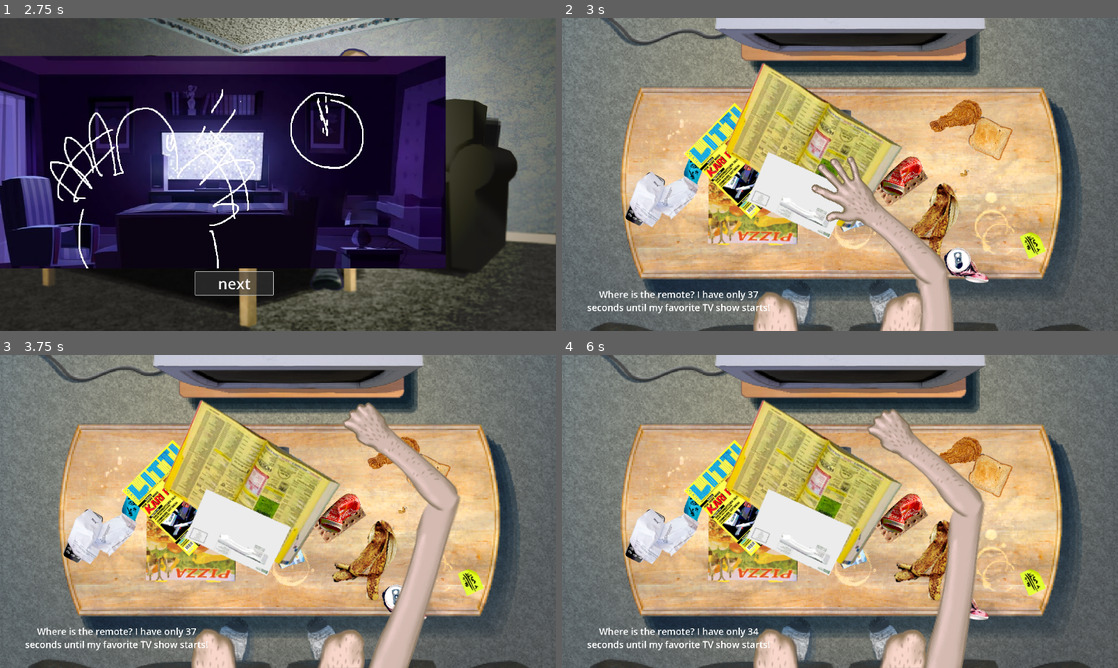
Above: before the commit, frames 1-4 (two rows, left to right).
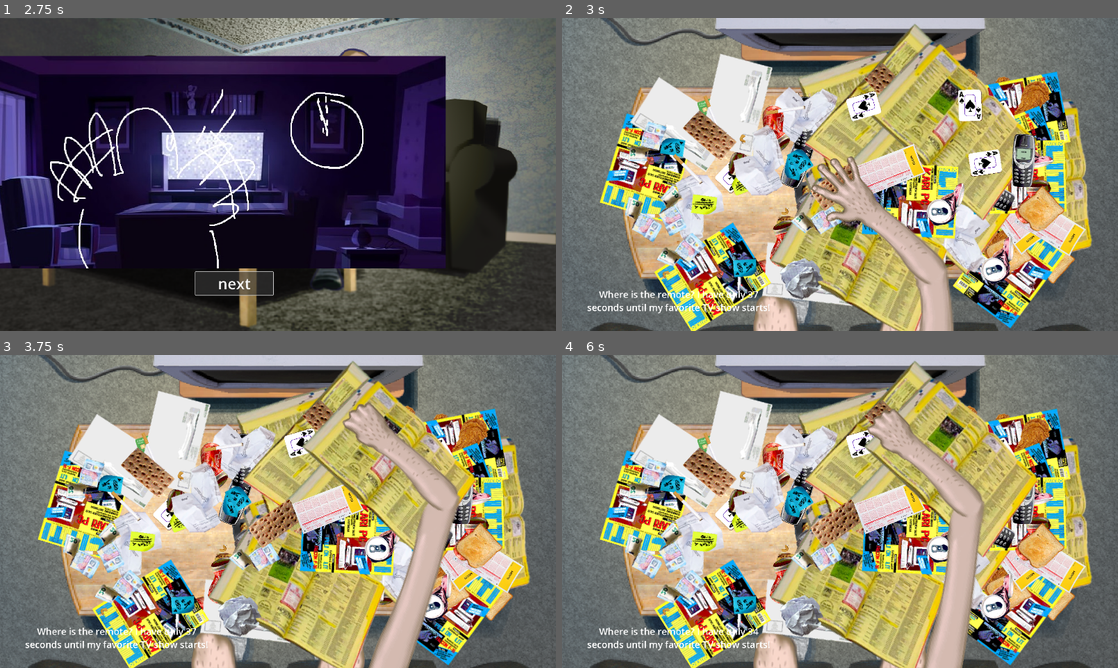
Above: after the commit, the same moments.

Repository: Hesuvius/LOST_CONTROL
Game: Godot game, scene res://start_menu/menu.tscn
Same seed, same stepped clock (60 frames per second), same inputs: the game is played once before the commit and once after it.
Inputs (mouse positions are in pixels of both pictures, inside the frame that each line leads up to):
- Up to frame 1 (2.75 s): click "start" at 0.5 s; click "next" at 1.25 s; click "next" at 2 s
- Up to frame 2 (3 s): click "next" at 2.75 s
- Up to frame 3 (3.75 s): tap Enter at 3.5 s; move the mouse to (305, 511) at 3.52 s; click (305, 511) at 3.67 s
- Up to frame 4 (6 s): tap Space at 4.25, 5.75 s; move the mouse to (812, 511) at 4.27 s; click (812, 511) at 4.42 s; tap Enter at 5 s; move the mouse to (851, 505) at 5.02 s; click (851, 505) at 5.17 s; move the mouse to (834, 517) at 5.77 s; click (834, 517) at 5.92 s

Frame 1 is identical in both runs. In frame 2, 55% of the frame differs, in the area x 6-96%, y 1-100%; in frame 3, 53%; in frame 4, 54%.

Commit message:
generoitu hulluus

Diff:
--- a/Lost Control/items.gd
+++ b/Lost Control/items.gd
@@ -7,17 +7,24 @@
 
 func _ready():
 	var raw_items = get_children()
-	raw_items.reverse()
+	for child in raw_items:
+		remove_child(child)
 
-	# vois ehkä generoida tästä poolista monta samaa
-	#var remote = get_children().filter(func(item: Sprite2D): return item.is_remote)[0]
-	#var non_remote_items = get_children().filter(func(item: Sprite2D): return !item.is_remote)
-	#items.append(remote.duplicate())
+	var remote = raw_items[0].duplicate()
+	items.append(remote)
 
-	items = raw_items
-	randomize_transforms()
-	update_z_indices(null)
-	pass
+	for n in 128:
+		var duplicate_item = raw_items[rng.randi_range(1, raw_items.size() - 1)].duplicate()
+		items.append(duplicate_item)
+
+	var z_index = 0
+	for item in items:
+		item.position.x = rng.randi_range(270, 1695)
+		item.position.y = rng.randi_range(245, 900)
+		item.rotation = rng.randi_range(0, 360)
+		item.z_index = z_index
+		z_index += 1
+		add_child(item)
 
 
 func _input(event):
@@ -31,12 +38,6 @@
 						get_parent().win()
 			else:
 				selected = null
-
-func randomize_transforms():
-	for item in items:
-		item.position.x = rng.randi_range(270, 1695)
-		item.position.y = rng.randi_range(245, 900)
-		item.rotation = rng.randi_range(0, 360)
 
 
 func move_selected_item(movement: Vector2):
--- a/Lost Control/main.tscn
+++ b/Lost Control/main.tscn
@@ -407,7 +407,7 @@
 metadata/_edit_lock_ = true
 
 [node name="Player" type="CharacterBody2D" parent="."]
-z_index = 100
+z_index = 500
 position = Vector2(992, 615)
 script = ExtResource("4_r86g5")
 
@@ -439,7 +439,7 @@
 metadata/_edit_lock_ = true
 
 [node name="HUD" type="Node2D" parent="."]
-z_index = 100
+z_index = 1000
 metadata/_edit_lock_ = true
 
 [node name="Help" type="RichTextLabel" parent="HUD"]
